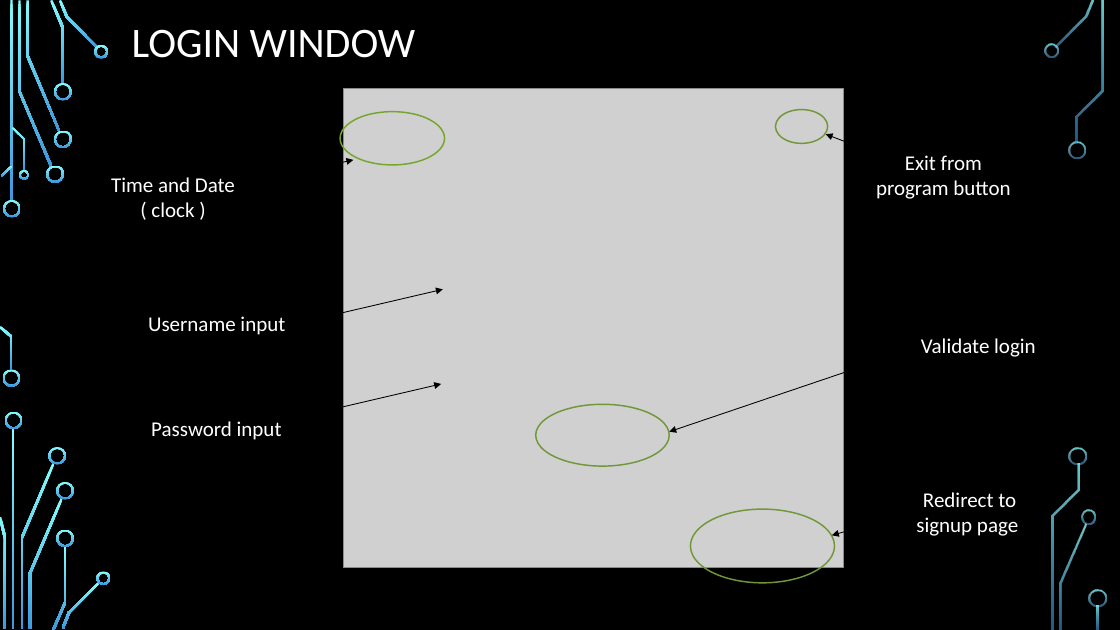
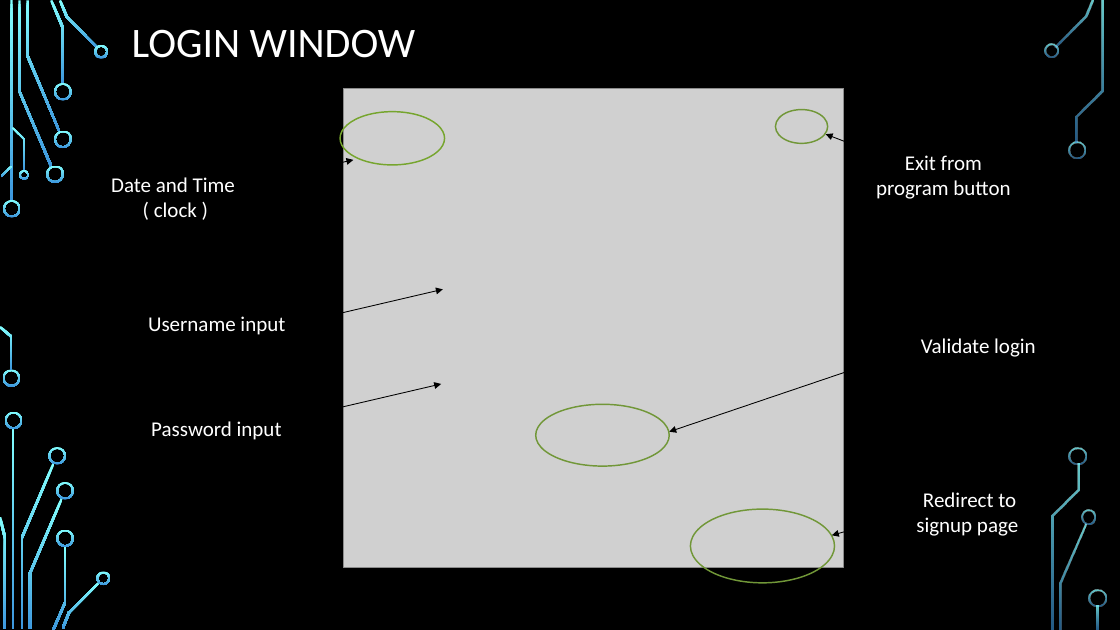
Before and after one commit to marsstriker1/CplusplusGenie, a slide deck: slide 4 of C-Genie.pptx. Drawn at 1120x630 pixels with LibreOffice and Linux fonts; fonts in the diff are those of the drawing; grey boxes stand for pictures; background and template pictures are left out. Boxes give left, top, right and bottom in pixels: in the first picture for what was removed or moved away, otherwise in the second. Text is boxed around its words. In the diff, an @@ line names an element or a change of style, - is before the commit and + after.

```diff
--- a/C-Genie.pptx
+++ b/C-Genie.pptx
@@ text at (111,177,235,192): text changed @@
-Time and Date
+Date and Time
```
Also in this commit, not shown: 4 other slides changed, 23 other files.
